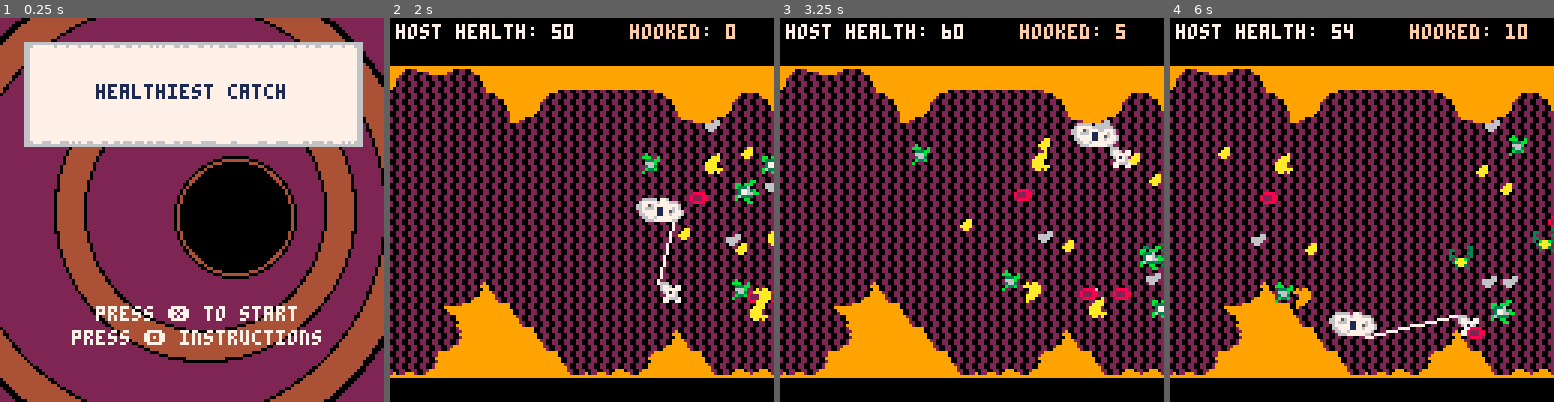
Above: before the commit, frames 1-4 (left to right).
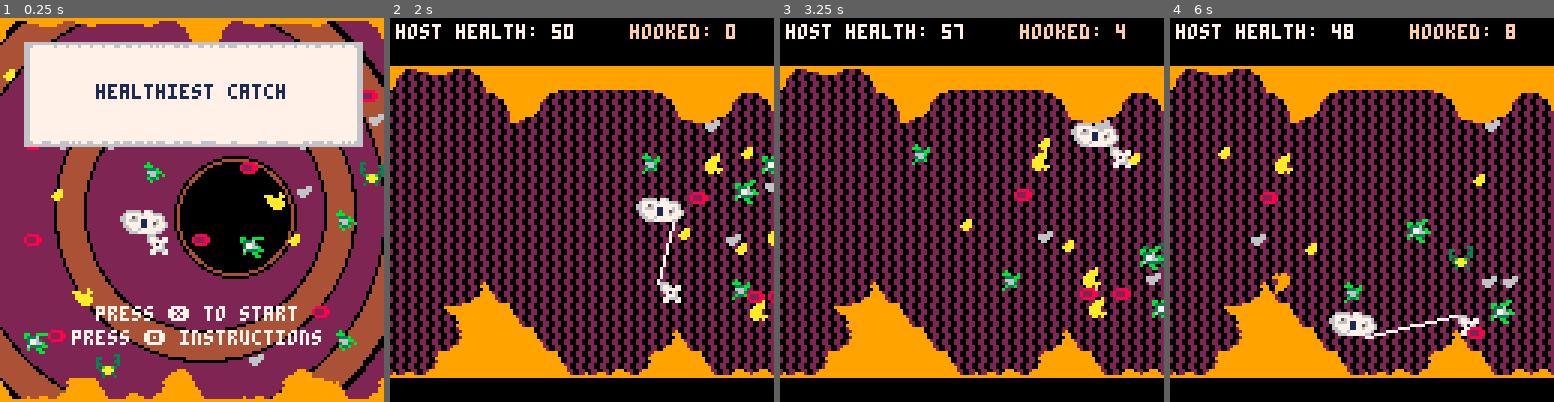
Above: after the commit, the same moments.

Repository: tyedye105/SlowJamJune2018
Game: PICO-8 cartridge amoebaFish.p8
Two runs of this game, one before a commit and one after it. Both use one fixed random seed, a clock stepped at 60 frames per second and the inputs below.
Inputs:
- Up to frame 1 (0.25 s): no input
- Up to frame 2 (2 s): tap X (X key) at 0.33, 1.07, 1.85 s; tap O (Z key) at 0.7, 1.7 s; hold Right from 1.6 s (still down)
- Up to frame 3 (3.25 s): release Right at 2.1 s; tap O (Z key) at 2.1, 2.5, 2.9 s; hold Up 2.15-2.42 s; hold Right 2.47-3.03 s; tap X (X key) at 2.97 s; hold Left from 3.08 s (still down)
- Up to frame 4 (6 s): tap O (Z key) every 0.4 s from 3.3 to 5.7 s; release Left at 3.58 s; hold Down 3.63-3.97 s; hold Right 4.02-4.68 s; tap X (X key) at 4.08, 5.2 s; hold Up 4.73-5.03 s; hold Left 5.08-5.68 s; hold Down from 5.73 s (still down)

The runs differ from the first frame. In frame 1, 8.7% of the frame differs, in the area x 0-100%, y 0-100%; in frame 2, 0.1%; in frame 3, 0.4%; in frame 4, 1.4%.

Commit message:
tune critter spawns. Make the title screen Again.

Diff:
--- a/amoebaFish.p8
+++ b/amoebaFish.p8
@@ -9,16 +9,17 @@
 --from your carts
 
 function _init()
+pal()
  topspd = 3
  accl = 1
- drg = 0.8
+ drg = .8
  current = 0.2
  bounce = -0.8
  dur = 5
  max_critters=50
  critters = {}
  events = {}
- spawn_time = 20
+ spawn_time = 40
  screentop = 16
  screenbase = 112
  screenl = 0
@@ -882,11 +883,73 @@
 
 
 
+…(62 lines of a section not shown)…
 __gff__
 0000000804041010101000000000000002000000040400000000000000000000020000000404000000000000000000000000000004040000000000000000000000000000020200000000020202020202000000000404000000000202000200020000000004040000000000000000000200000000040400000000020202020202
 0000000000000000000000000000000000000000000000000000000000000000000000000000000000000000000000000000000000000000000000000000000000000000000000000000000000000000000000000000000000000000000000000000000000000000000000000000000000000000000000000000000000000000
 __map__
-5c5c5c5c3c3c3c3c3c3c3c3c3c3c3c3c3c2c2d2e2f0000000000000000000000000000000000000000000000000000003c3d3e3f3f3f3f3f3f003f3c3d3e3f0000000000000000000000000000000000000000000000000000000000000000000000000000000000000000000000000000000000000000666666000000000000
+5c5c5c5c3c3c3c3c3c3c3c3c3c3c3c3c3c2c2d2e2f0000000000000000000000000000000000000000000000000000003c3d3e3f3f3f3f3f3f003f3c7d7d3f0000000000000000000000000000000000000000000000000000000000000000000000000000000000000000000000000000000000000000666666000000000000
 2e2e2e3c5c3c3c3c3c3c3c3c3c3c3c3c3c3c3d3e3f0000000000000000000000000000000000000000000000000000000000000000000000000000000000000000000000000000000000000000000000000000000000000000000000000000000000000000000000000000000000000000000000000000000000000000888888
 4a4c4e4b5a5a5a5a5a5a5a5a5a5a5a5a0f000000000000000000000000000000000000000000000000000000000000000000000000000000000000000000000000000000000000000000000000000000000000000000000000000000000000000000000000000000000000000000000000000000000066000000000000000000
 2e2e2e2e4b5a4a2e2e2e2e4b5a5a4a4b5e000000000000000000000000000000000000000000000000000000000000000000000000000000000000000000000000000000000000000000000000000000000000000000000000000000000000000000000000000000000000000000000000000000000066666666000000888888
@@ -908,7 +971,7 @@
 0000000000000000000000000000000000000000000000000000000000000000000000000000000000000000000000000000000000000000000000000000000000000000000000000000000000000000000000000000000000000000000000000000000000000000000000000000000000000000000000000000000000000000
 0000000000000000000000000000000000000000000000000000000000000000000000000000000000000000000000000000000000000000000000000000000000000000000000000000000000000000000000000000000000000000000000000000000000000000000000000000000000000000000000000000000000000000
 0000000000000000000000000000000000000000000000000000000000000000000000000000000000000000000000000000000000000000000000000000000000000000000000000000000000000000000000000000000000000000000000000000000000000000000000000000000000000000000000000000000000000000
-0000000000000000000000000000000000000000000000000000000000000000000000000000000000000000000000000000000000000000000000000000000000000000000000000000000000000000000000000000000000000000000000000000000000000000000000000000000000000000000000000000000000000000
+0000000000000000000000000000000000000000000000000000000000000000000000000000000000000000000000000000000000000000000000000000000000000100000000000000000000000000000000000000000000000000000000000000000000000000000000000000000000000000000000000000000000000000
 0000000000000000000000000000000000000000000000000000000000000000000000000000000000000000000000000000000000000000000000000000000000000000000000000000000000000000000000000000000000000000000000000000000000000000000000000000000000000000000000000000000000000000
 0000000000000000000000000000000000000000000000000000000000000000000000000000000000000000000000000000000000000000000000000000000000000000000000000000000000000000000000000000000000000000000000000000000000000000000000000000000000000000000000000000000000000000
 0000000000000000000000000000000000000000000000000000000000000000000000000000000000000000000000000000000000000000000000000000000000000000000000000000000000000000000000000000000000000000000000000000000000000000000000000000000000000000000000000000000000000000
Not shown, changed: 124 lines of the sprite sheet (__gfx__) section of amoebaFish.p8
Not shown, changed: the thumbnail (__label__) section of amoebaFish.p8
Not shown, changed: the sound effects (__sfx__) section of amoebaFish.p8
